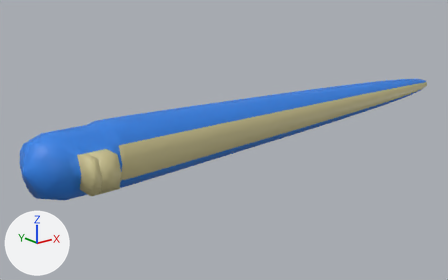
The Blender file Blend/dratini.blend, before and after one commit.
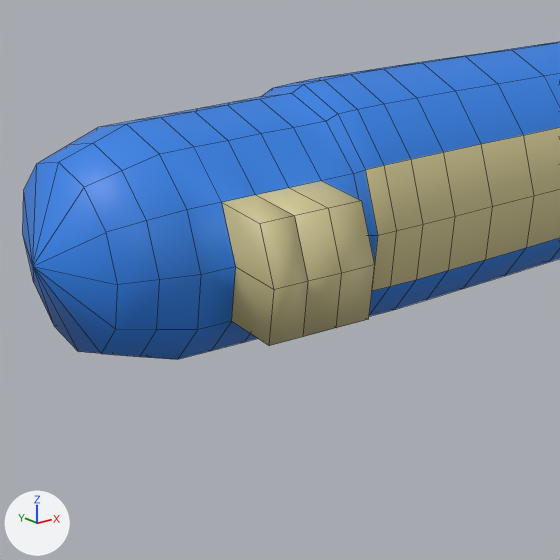
Each version is shown whole from a 50 mm camera at (-10.61, -13.59, 5.08) aimed at (0.8, 0.67, -0.62), then close up on the part from 3% to 39% of the width and 34% to 92% of the height. Arrows for +X, +Y and +Z are at lower left; the lights stay in place. The close-ups show mesh edges as thin lines.

In view in the first close-up: 'Body'.
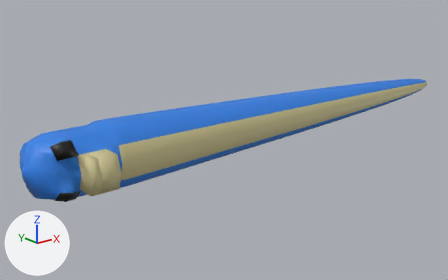
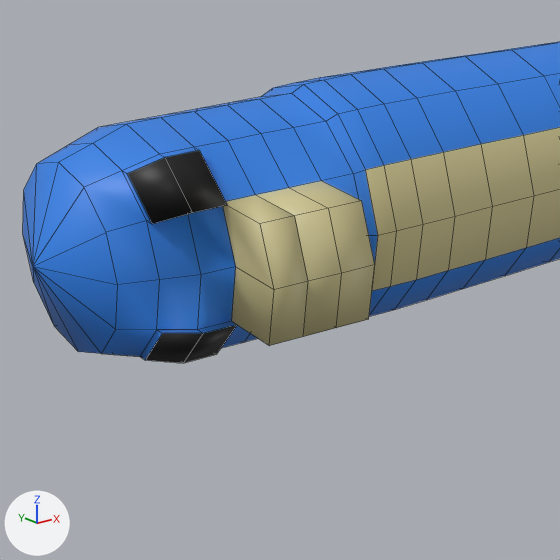
Pixel boxes (x1, y1, x2, y2) of what changed, in the close-ups (560 x 560 px):
'Body', reshaped: before (23, 42, 560, 359); after (23, 42, 560, 363)
part 1 of me_beziercurve, built on: before (122, 148, 231, 359); after (122, 148, 237, 363)

What changed in the scene script:
```text
Add mat_eyes_1:
    mat_eyes_1 = principled_material('eyes 1')
    mat_eyes_1.base_color = (0.0, 0.0, 0.0)  # black #000000
Change me_beziercurve:
    used by ob_body; location = (0.0, 0.0, 0.0)
    remove me_beziercurve.from_pydata(...)  # 514 vertices, 502 faces; spans x -5.8..10.3, y -1.4..0.9, z -0.9..0.9
    add me_beziercurve.from_pydata(...)  # 526 vertices, 514 faces; spans x -5.8..10.3, y -1.4..0.9, z -0.9..0.9
    me_beziercurve part 1
    4 faces are deleted
    12 vertices are added at x -5.2..-4.7, y -0.8..-0.5, z -0.7..0.7
    12 new faces join them, mat_body_1 (blue #2f82e7)
    4 new faces join them, mat_eyes_1 (black #000000)
    add me_beziercurve.materials.append(mat_eyes_1)  # black #000000
```
